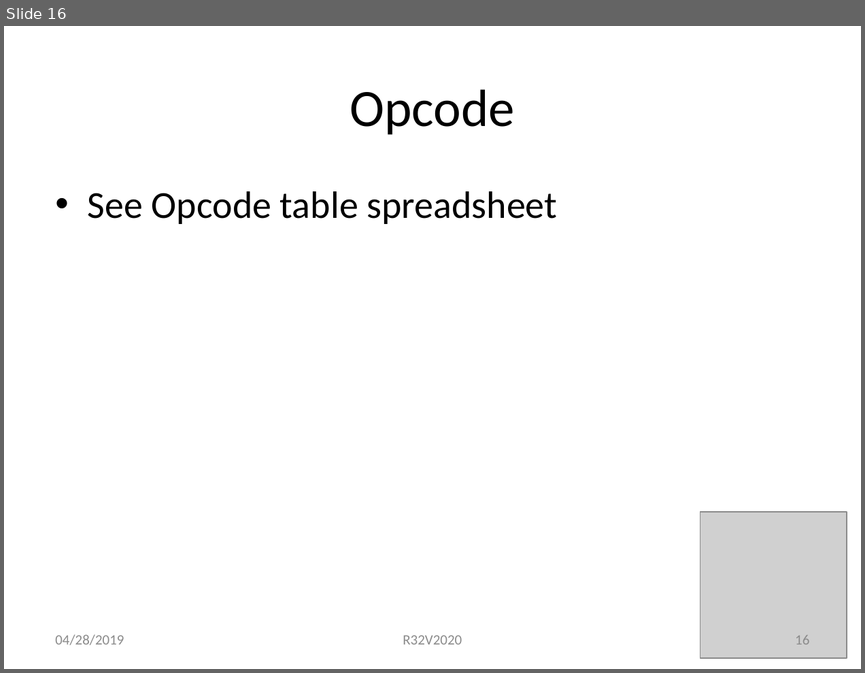
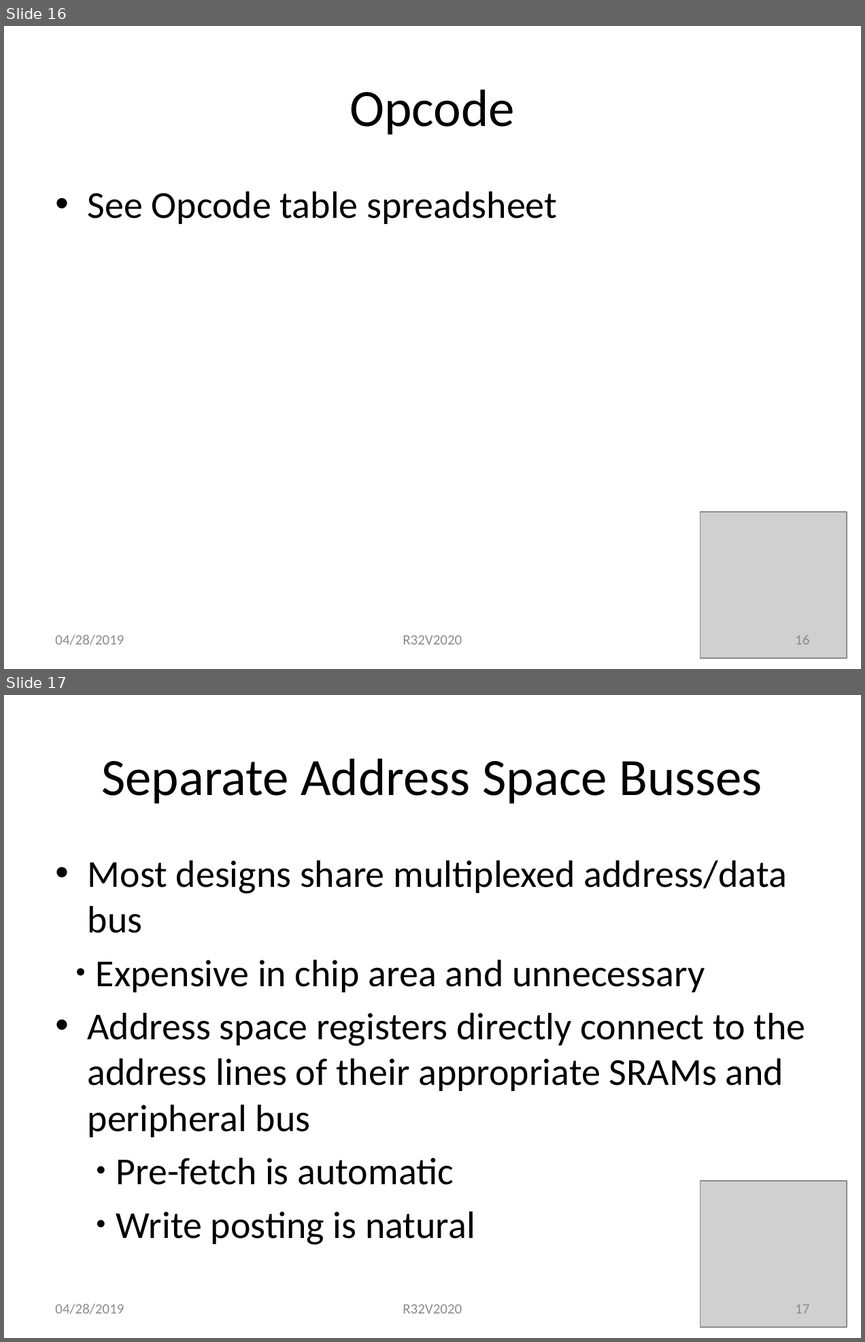
Before and after one commit to douggilliland/R32V2020, a slide deck: Architecture/R32V2020-RISC in EP4CE6.pptx. Shown one above the other, each under a label of ours: slide 16 before the commit, slides 16 and 17 after it. The pictures are 865x673 and 865x1342 pixels, drawn with LibreOffice and Linux fonts; fonts in the diff are those of the drawing; grey boxes stand for pictures. Boxes give left, top, right and bottom in pixels: in the first picture for what was removed or moved away, otherwise in the second. Text is boxed around its words. In the diff, an @@ line names an element or a change of style, - is before the commit and + after.

```diff
--- a/Architecture/R32V2020-RISC in EP4CE6.pptx
+++ b/Architecture/R32V2020-RISC in EP4CE6.pptx
@@ slide 17 added at (4,695,861,1338), background #FFFFFF @@
@@ text added at (101,758,762,804), 44 pt, text #000000 @@
+Separate Address Space Busses
@@ text added at (88,860,806,1244), 32 pt, text #000000 @@
+• Most designs share multiplexed address/data bus
+  ● Expensive in chip area and unnecessary
+• Address space registers directly connect to the address lines of their appropriate SRAMs and peripheral bus
+    ● Pre-fetch is automatic
+    ● Write posting is natural
@@ picture added at (700,1181,847,1327) @@
@@ text added at (55,1303,124,1314), 12 pt, text #8B8B8B @@
+04/28/2019
@@ text added at (402,1304,462,1313), 12 pt, text #8B8B8B @@
+R32V2020
@@ page number added at (795,1304,809,1313), 12 pt, text #8B8B8B @@
+17
```
Also in this commit, not shown: 6 slides changed, 2 other slides added.
